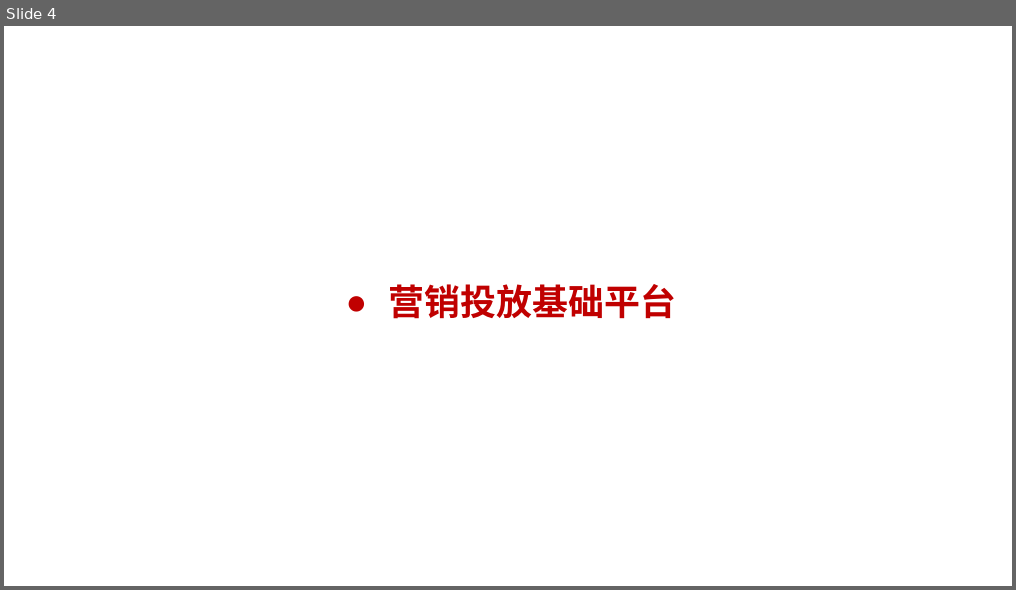
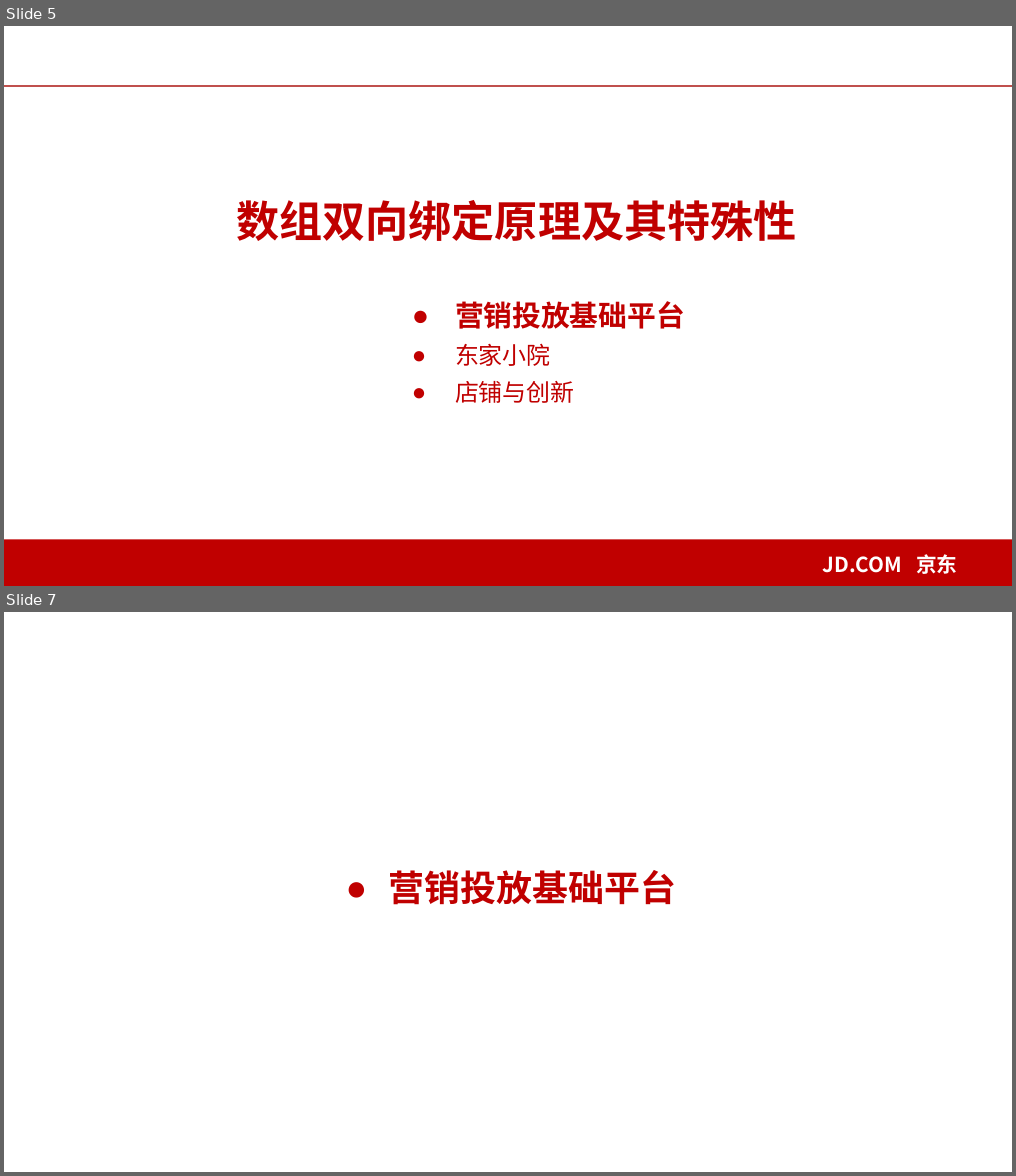
Before and after one commit to MarphyDemon/svue, a slide deck: vue技术内幕之数组双向绑定.pptx. Shown one above the other, each under a label of ours: slide 4 before the commit, slides 5 and 7 after it; the slides between them are not shown. The pictures are 1016x590 and 1016x1176 pixels, drawn with LibreOffice and Linux fonts; fonts in the diff are those of the drawing; background and template pictures are left out. Boxes give left, top, right and bottom in pixels: in the first picture for what was removed or moved away, otherwise in the second. Text is boxed around its words. In the diff, an @@ line names an element or a change of style, - is before the commit and + after.

```diff
--- a/vue技术内幕之数组双向绑定.pptx
+++ b/vue技术内幕之数组双向绑定.pptx
@@ slide 5 added at bbox=[4, 26, 1012, 586], background #FFFFFF @@
@@ line added from (4, 85) to (1012, 85), #C0504D 1.5 pt @@
@@ text added at bbox=[236, 200, 796, 241], 36 pt, text #C00000, bold @@
+数组双向绑定原理及其特殊性
@@ text added at bbox=[455, 301, 685, 403], 20 pt, text #C00000 @@
+● 营销投放基础平台
+● 东家小院
+● 店铺与创新
@@ rectangle added at bbox=[4, 540, 1012, 586], fill #C00000 @@
@@ text added at bbox=[823, 554, 957, 574], 17.3 pt, text #FFFFFF, bold @@
+JD.COM 京东
@@ what was slide 4 is now slide 7 @@
```
Also in this commit, not shown: 3 slides changed, 2 other slides added, 4 other files.
